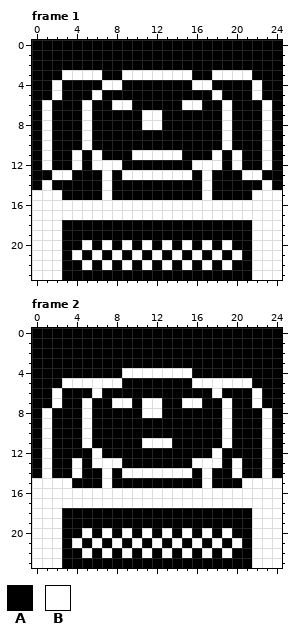
A pixel-art file gets an edit: assets/images/pets/ckcs_sleeping.ase. That is the earlier state.
25x24 pixels, 2 frames. Shown: frame 1, frame 2.
Visible layers, top first: "Layer 1", "Face", "Ears", "Head", "Body", "Legs", "Background".
Palette (. is transparent): A #000000  B #ffffff
Pixels before, frame 1, first column x 0:
 0 AAAAAAAAAAAAAAAAAAAAAAAAA
 1 AAAAAAAAAAAAAAAAAAAAAAAAA
 2 AAAAAAAAAAAAAAAAAAAAAAAAA
 3 AAABBBBAABBBBBBBAABBBBAAA
 4 AABAAAABBAAAAAAABBAAAABAA
 5 AABAAABAAAAAAAAAAABAAABAA
 6 ABAAABAABBAAAAABBAABAAABA
 7 ABAAABAAAAABBAAAAAABAAABA
 8 ABAAABAAAAABBAAAAAABAAABA
 9 ABAAABAAAAAAAAAAAAABAAABA
10 ABAAABAAAAAAAAAAAAABAAABA
11 ABAABABAAABBBBBAAABABAABA
12 ABAABABBBAAAAAAABBBABAABA
13 AABBAAABABBBBBBBABAAABBAA
14 ABAAAAABAAAAAAAAABAAAAABA
15 BBBAAAABAAAAAAAAABAAAABBB
16 BBBBBBBBBBBBBBBBBBBBBBBBB
17 BBBBBBBBBBBBBBBBBBBBBBBBB
18 BBBAAAAAAAAAAAAAAAAAAABBB
19 BBBAAAAAAAAAAAAAAAAAAABBB
20 BBBAABABABABABABABABAABBB
21 BBBABABABABABABABABABABBB
22 BBBAABABABABABABABABAABBB
23 BBBAAAAAAAAAAAAAAAAAAABBB
Pixels before, frame 2, first column x 0:
 0 AAAAAAAAAAAAAAAAAAAAAAAAA
 1 AAAAAAAAAAAAAAAAAAAAAAAAA
 2 AAAAAAAAAAAAAAAAAAAAAAAAA
 3 AAAAAAAAAAAAAAAAAAAAAAAAA
 4 AAAAAAAAABBBBBBBAAAAAAAAA
 5 AAABBBBBBAAAAAAABBBBBBAAA
 6 AABAAABAAAAAAAAAAABAAABAA
 7 AABAABAABBABBAABBAABAABAA
 8 ABAAABAAAAABBAAAAAABAAABA
 9 ABAAABAAAAAAAAAAAAABAAABA
10 ABAAABAAAAAAAAAAAAABAAABA
11 ABAAABAAAAABBBAAAAABAAABA
12 ABAAAABAAAAAAAAAAABAAAABA
13 ABAABABBBAAAAAAABBBABAABA
14 ABAABAABABBBBBBBABAABAABA
15 BBBBAAABAAAAAAAAABAAABBBB
16 BBBBBBBBBBBBBBBBBBBBBBBBB
17 BBBBBBBBBBBBBBBBBBBBBBBBB
18 BBBAAAAAAAAAAAAAAAAAAABBB
19 BBBAAAAAAAAAAAAAAAAAAABBB
20 BBBAABABABABABABABABAABBB
21 BBBABABABABABABABABABABBB
22 BBBAABABABABABABABABAABBB
23 BBBAAAAAAAAAAAAAAAAAAABBB
New version:
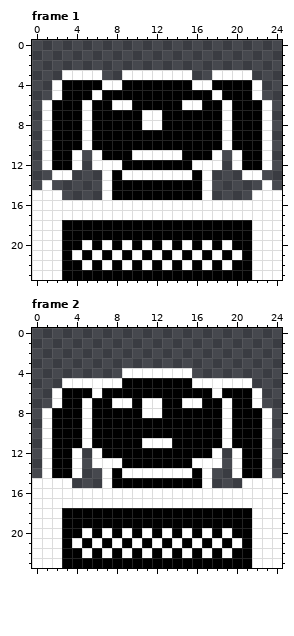
Changes in this commit:
layer "Flattened" added
Frame 1, layer "Background":
y 0..2: x 0..24 AAAAAAAAAAAAAAAAAAAAAAAAA -> .........................
y 3: x 0..2 AAA -> ...; x 7..8 AA -> ..; x 16..17 AA -> ..; x 22..24 AAA -> ...
y 4..5: x 0..1 AA -> ..; x 23..24 AA -> ..
y 6..10: x 0 A -> .; x 24 A -> .
y 11..12: x 0 A -> .; x 5 A -> .; x 19 A -> .; x 24 A -> .
y 13: x 0..1 AA -> ..; x 4..6 AAA -> ...; x 18..20 AAA -> ...; x 23..24 AA -> ..
y 14: x 0 A -> .; x 2..6 AAAAA -> .....; x 18..22 AAAAA -> .....; x 24 A -> .
y 15: x 3..6 AAAA -> ....; x 18..21 AAAA -> ....
Frame 2, layers "Flattened", "Background":
y 0..3: x 0..24 AAAAAAAAAAAAAAAAAAAAAAAAA -> .........................
y 4: x 0..8 AAAAAAAAA -> .........; x 16..24 AAAAAAAAA -> .........
y 5: x 0..2 AAA -> ...; x 22..24 AAA -> ...
y 6..7: x 0..1 AA -> ..; x 23..24 AA -> ..
y 8..11: x 0 A -> .; x 24 A -> .
y 12: x 0 A -> .; x 4..5 AA -> B.; x 19..20 AA -> .B; x 24 A -> .
y 13: x 0 A -> .; x 5 A -> .; x 19 A -> .; x 24 A -> .
y 14: x 0 A -> .; x 5..6 AA -> ..; x 18..19 AA -> ..; x 24 A -> .
y 15: x 4..6 AAA -> ...; x 18..20 AAA -> ...
Where, in picture pixels (left, top, right, bottom), the same in both pictures:
erased: (32, 40, 282, 200)
changed: (32, 328, 282, 488)
